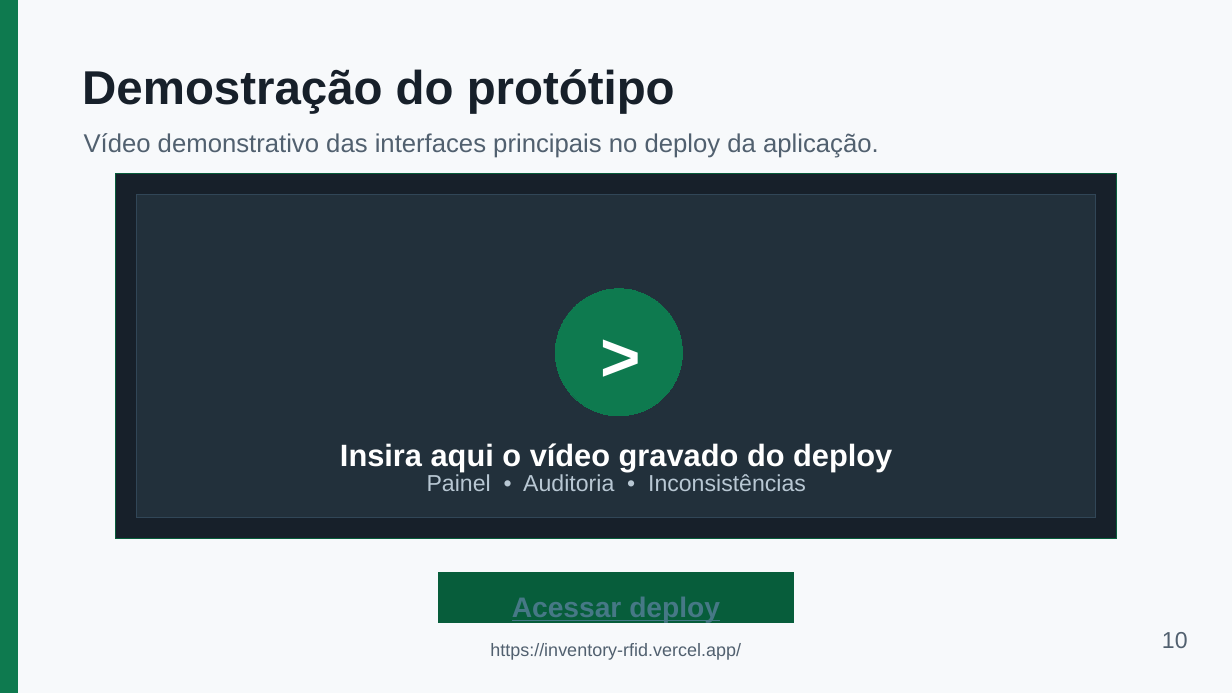
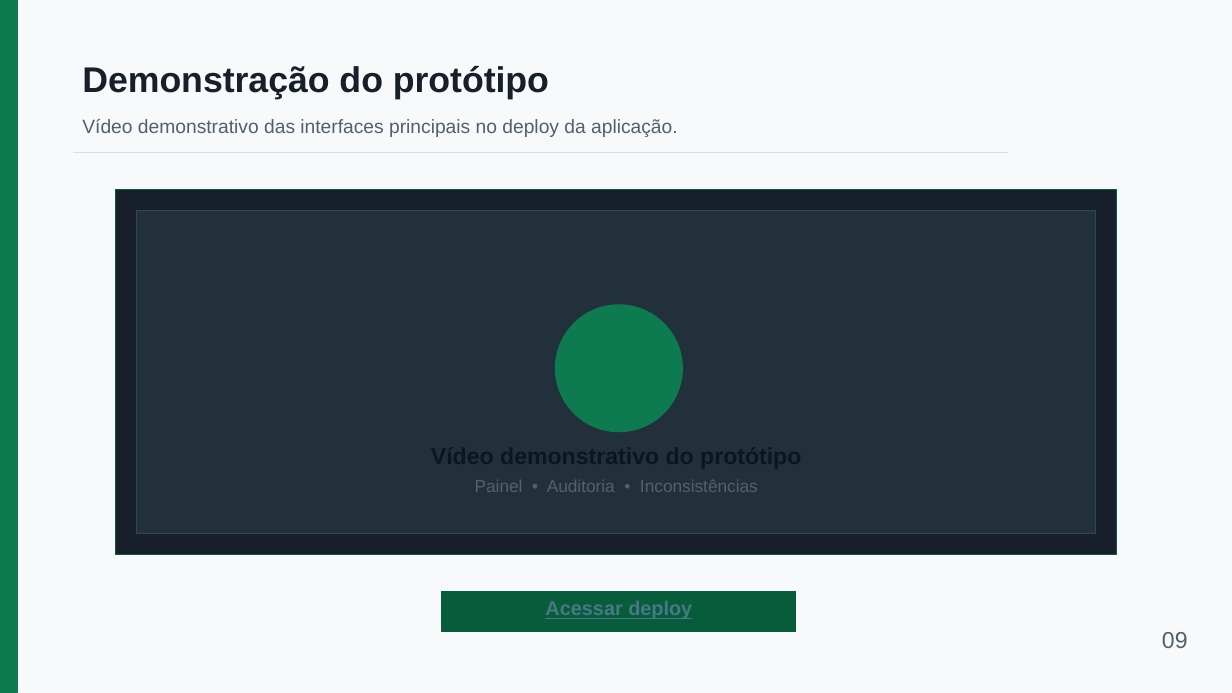
Before and after one commit to EzekLobo/InventoryRFID, a slide deck: slide 9 of docs/tcc/apresentacao-inventoryrfid-15min.pptx (slide 10 before the commit). Drawn at 1232x693 pixels with LibreOffice and Linux fonts; fonts in the diff are those of the drawing. Boxes give left, top, right and bottom in pixels: in the first picture for what was removed or moved away, otherwise in the second. Text is boxed around its words. In the diff, an @@ line names an element or a change of style, - is before the commit and + after.

Commit message:
docs(slides): add concise presentation script for InventoryRFID

```diff
--- a/docs/tcc/apresentacao-inventoryrfid-15min.pptx
+++ b/docs/tcc/apresentacao-inventoryrfid-15min.pptx
@@ text at (82, 66, 549, 100): text changed; size 37 to 27.8 pt @@
-Demostração do protótipo
+Demonstração do protótipo
@@ text "Vídeo demonstrativo das interfaces principais ...": place and size @@
-text "Vídeo demonstrativo das interfaces principais ..." at (84, 133, 879, 158)
+text "Vídeo demonstrativo das interfaces principais ..." at (82, 119, 678, 137)
@@ text "Vídeo demonstrativo das interfaces principais ..." at (82, 119, 678, 137): size 20 to 15 pt @@
@@ line added from (73, 152) to (1008, 152), #D7DEE6 0.8 pt @@
@@ 2 rectangles, 1 ellipse: place and size @@
-2 rectangles, 1 ellipse at (116, 174, 1116, 540)
+2 rectangles, 1 ellipse at (116, 189, 1116, 555)
@@ text removed at (592, 308, 638, 364) @@
->
@@ text removed at (340, 443, 892, 472) @@
-Insira aqui o vídeo gravado do deploy
@@ text "Painel • Auditoria • Inconsistências" at (475, 480, 758, 492): size 18 to 13.5 pt, text colour #B8C7D3 to #52616D @@
@@ text "Acessar deploy": place and size @@
-text "Acessar deploy" at (512, 597, 720, 623)
+text "Acessar deploy" at (545, 601, 692, 619)
@@ text "Acessar deploy" at (545, 601, 692, 619): size 22 to 15.5 pt @@
@@ rectangle: place and size @@
-rectangle at (439, 572, 793, 622)
+rectangle at (442, 592, 796, 631)
@@ text removed at (490, 643, 741, 660) @@
-https://inventory-rfid.vercel.app/
@@ text at (1162, 632, 1188, 648): text changed @@
-10
+09
```
Also in this commit, not shown: 10 other slides changed, 2 slides added, 3 slides removed, 2 other files.
